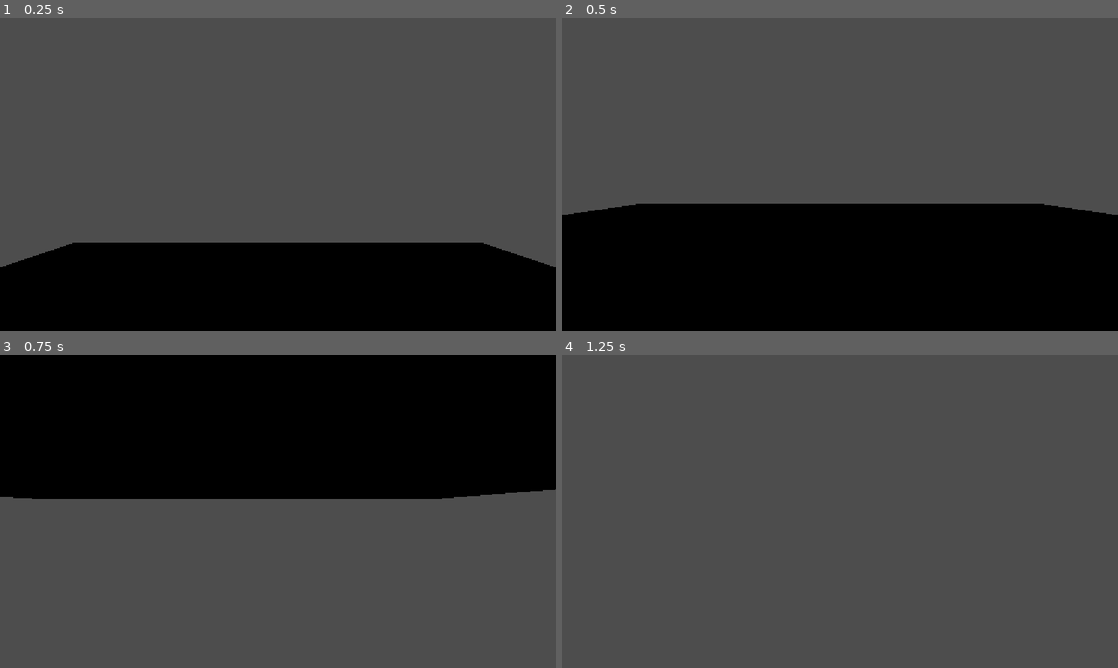
Above: before the commit, frames 1-4 (two rows, left to right).
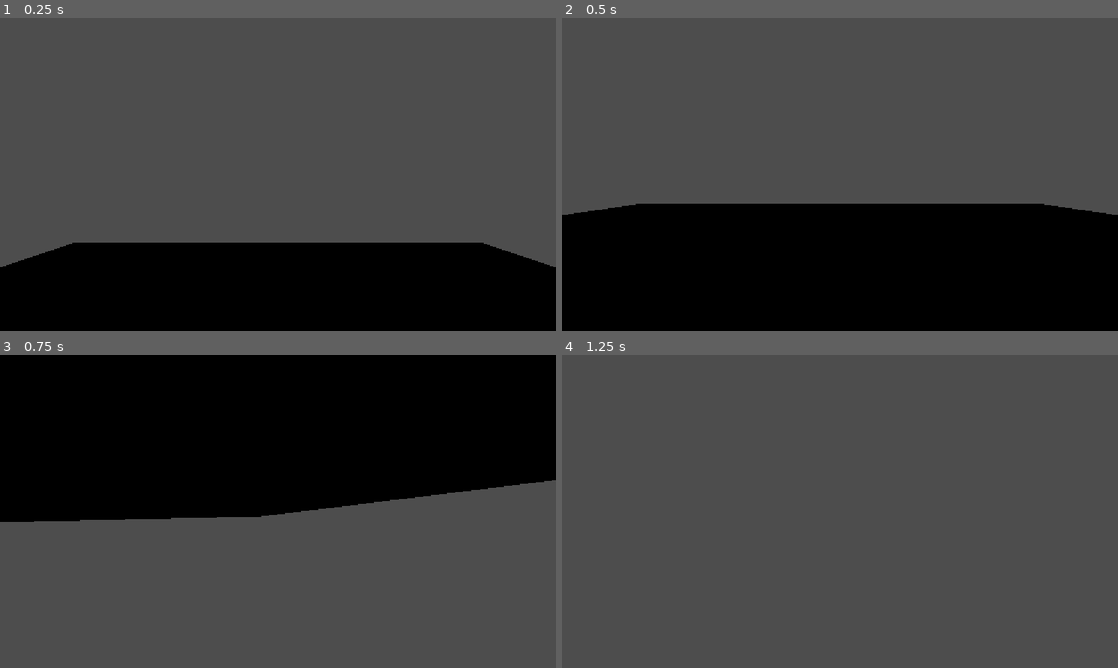
Above: after the commit, the same moments.

Repository: he21123/gj-esa
Game: Godot game, scene res://node_3d.tscn
Two runs of this game, one before a commit and one after it. Both use one fixed random seed, a clock stepped at 60 frames per second and the inputs below.
Inputs (mouse positions are in pixels of both pictures, inside the frame that each line leads up to):
- Up to frame 1 (0.25 s): no input
- Up to frame 2 (0.5 s): no input
- Up to frame 3 (0.75 s): tap Enter (ui_accept) at 0.5 s; move the mouse to (400, 495) at 0.52 s; hold Right (ui_right) from 0.53 s (still down)
- Up to frame 4 (1.25 s): keep holding Right (ui_right); tap Enter (ui_accept) at 0.77 s

Frames 1-2 are identical in both runs. In frame 3, 4.3% of the frame differs, in the area x 0-100%, y 40-54%; in frame 4, nothing differs.
Error before the commit: Parse Error: Expected indented block after "if" block. (res://playerCam.gd:11)

Commit message:
Update playerCam.gd

Diff:
--- a/playerCam.gd
+++ b/playerCam.gd
@@ -1,7 +1,8 @@
 extends Camera3D
 
 @export var sens := 0.003
-
+var upLimit := -70
+var downLimit := 70
 
 # Called when the node enters the scene tree for the first time.
 func _ready() -> void:
@@ -9,4 +10,5 @@
 
 func _unhandled_input(event: InputEvent) -> void:
 	if event is InputEventMouseMotion:
-		# rotate
+		rotate_y(-event.relative.x * sens)
+		rotate_x(-event.relative.y * sens)
